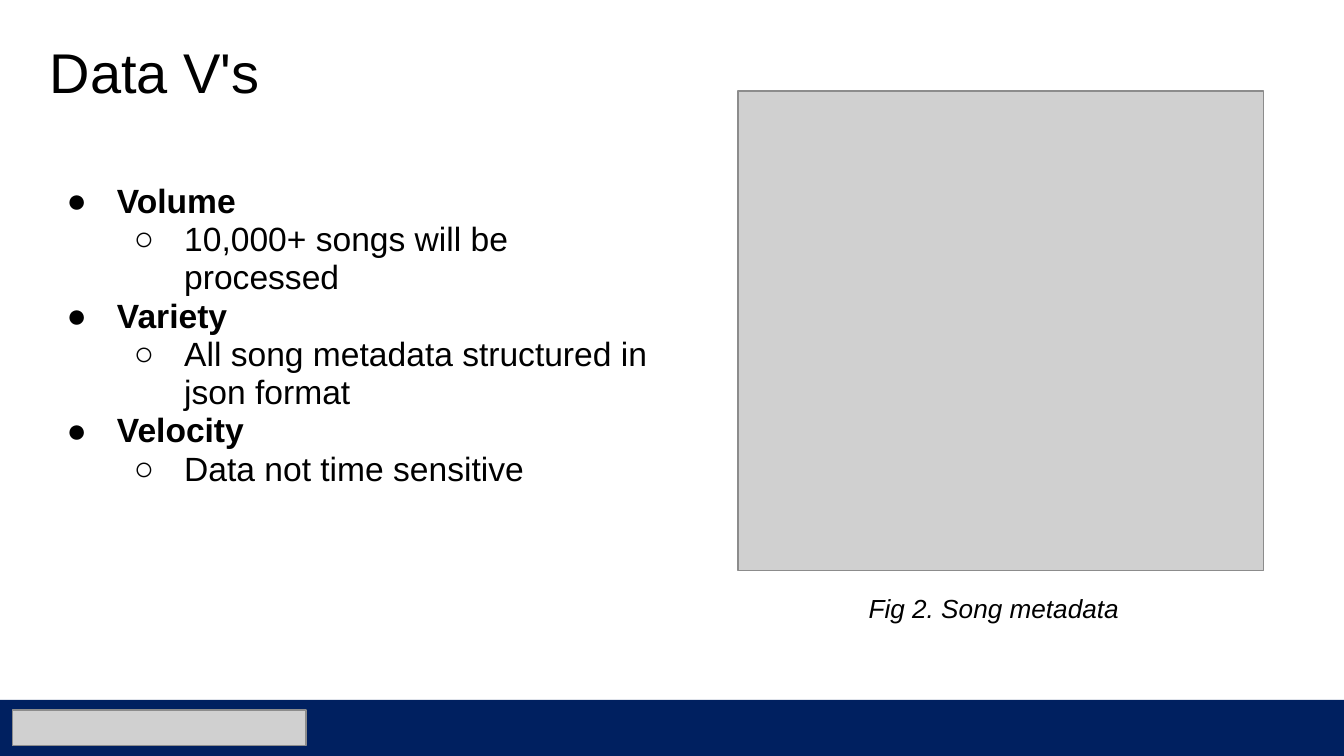
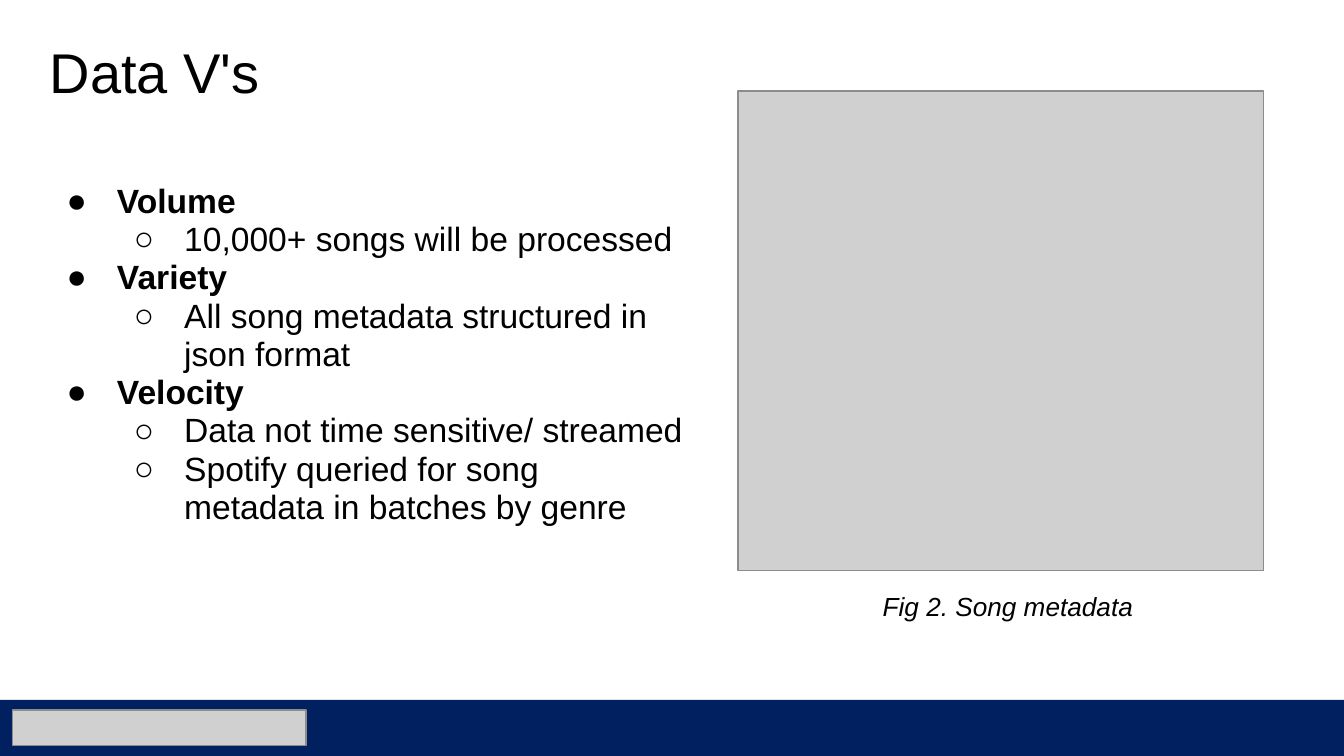
Before and after one commit to athornton1618/SpotifyClassifier, a slide deck: slide 3 of Documentation/Spotify Classifier Proposal.pptx. Drawn at 1344x756 pixels with LibreOffice and Linux fonts; fonts in the diff are those of the drawing; grey boxes stand for pictures. Boxes give left, top, right and bottom in pixels: in the first picture for what was removed or moved away, otherwise in the second. Text is boxed around its words. In the diff, an @@ line names an element or a change of style, - is before the commit and + after.

```diff
--- a/Documentation/Spotify Classifier Proposal.pptx
+++ b/Documentation/Spotify Classifier Proposal.pptx
@@ text at [184,417,683,525]: text changed @@
-  ○ Data not time sensitive
+  ○ Data not time sensitive/ streamed
+  ○ Spotify queried for song metadata in batches by genre
@@ text "Fig 2. Song metadata": place and size @@
-text "Fig 2. Song metadata" at [869,599,1119,624]
+text "Fig 2. Song metadata" at [883,597,1133,621]
```
Also in this commit, not shown: 1 other slide changed, 1 other file.
